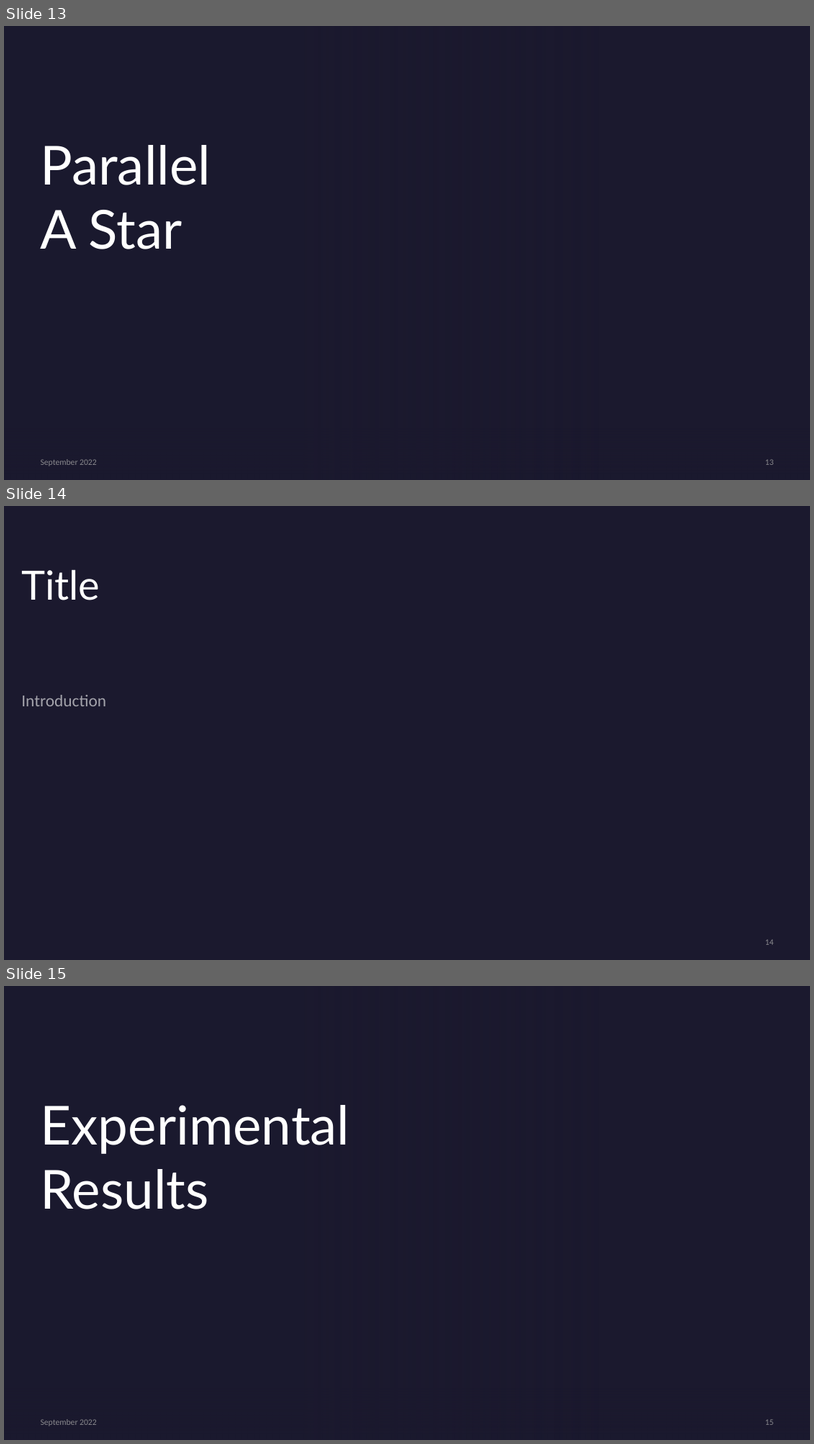
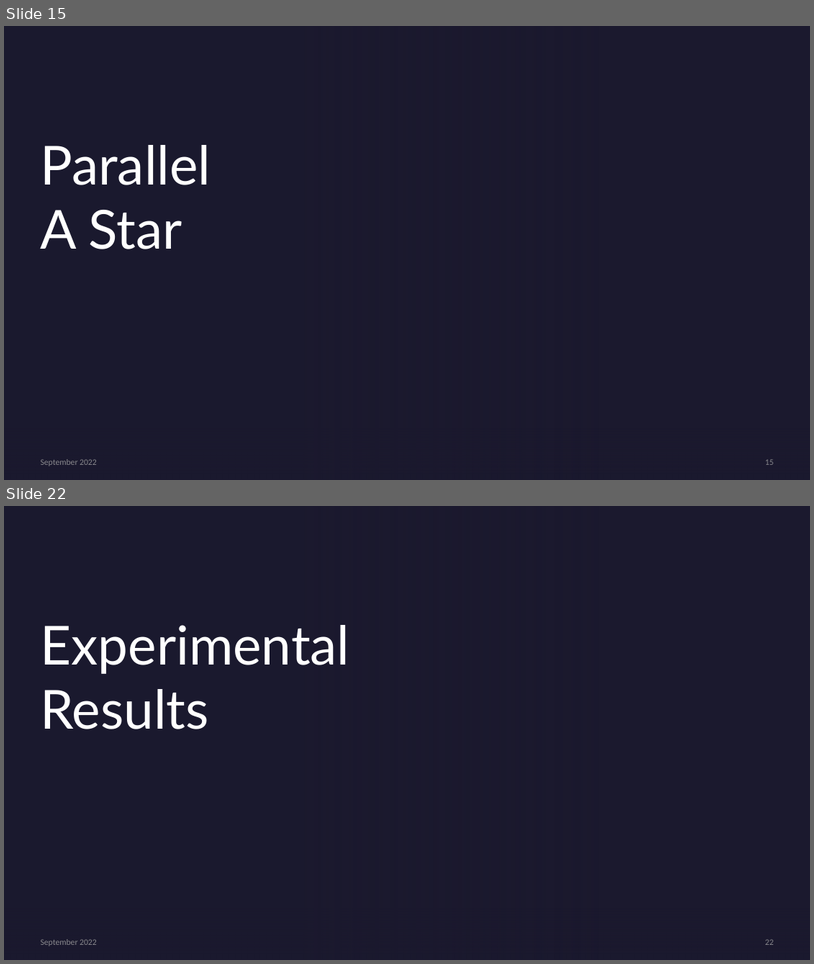
Before and after one commit to Salvo-kun/a-star, a slide deck: presentation/astar_slides.pptx. Shown one above the other, each under a label of ours: slides 13, 14 and 15 before the commit, slides 15 and 22 after it; the slides between them are not shown. The pictures are 814x1444 and 814x964 pixels, drawn with LibreOffice and Linux fonts; fonts in the diff are those of the drawing; background and template pictures are left out. Boxes give left, top, right and bottom in pixels: in the first picture for what was removed or moved away, otherwise in the second. Text is boxed around its words. In the diff, an @@ line names an element or a change of style, - is before the commit and + after.

```diff
--- a/presentation/astar_slides.pptx
+++ b/presentation/astar_slides.pptx
@@ slide 14 removed at (4,506,810,960), background #1B192E @@
@@ title removed at (21,569,100,600) @@
-Title
@@ text removed at (21,695,106,706) @@
-Introduction
@@ page number removed at (766,939,774,944) @@
-14
@@ what was slide 13 is now slide 15 @@
@@ page number at (766,459,774,464): text changed @@
-13
+15
@@ what was slide 15 is now slide 22 @@
@@ page number at (766,939,774,944): text changed @@
-15
+22
```
Also in this commit, not shown: 4 slides changed, 9 slides added, 1 other slide removed, 2 other files.
